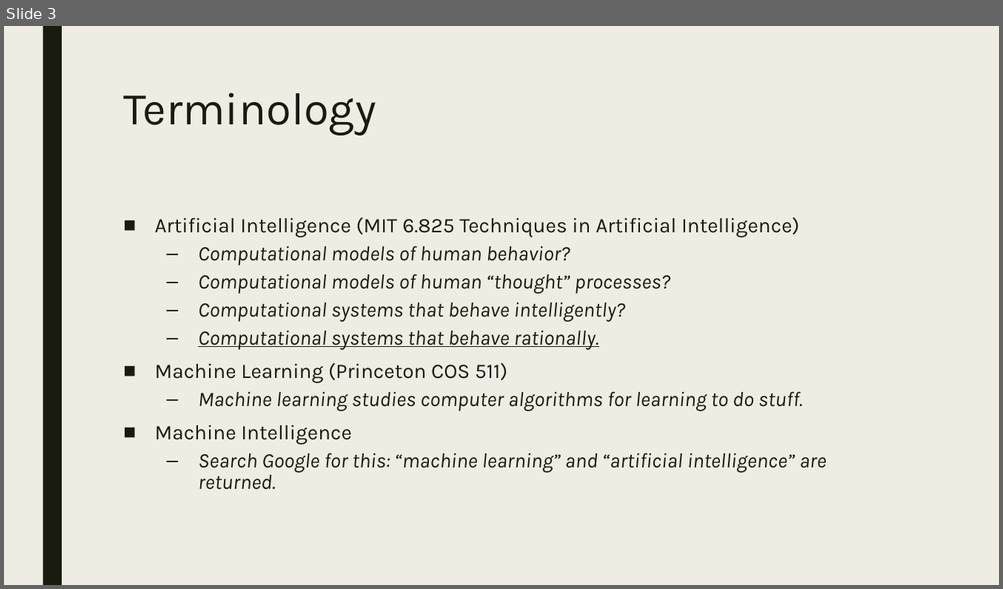
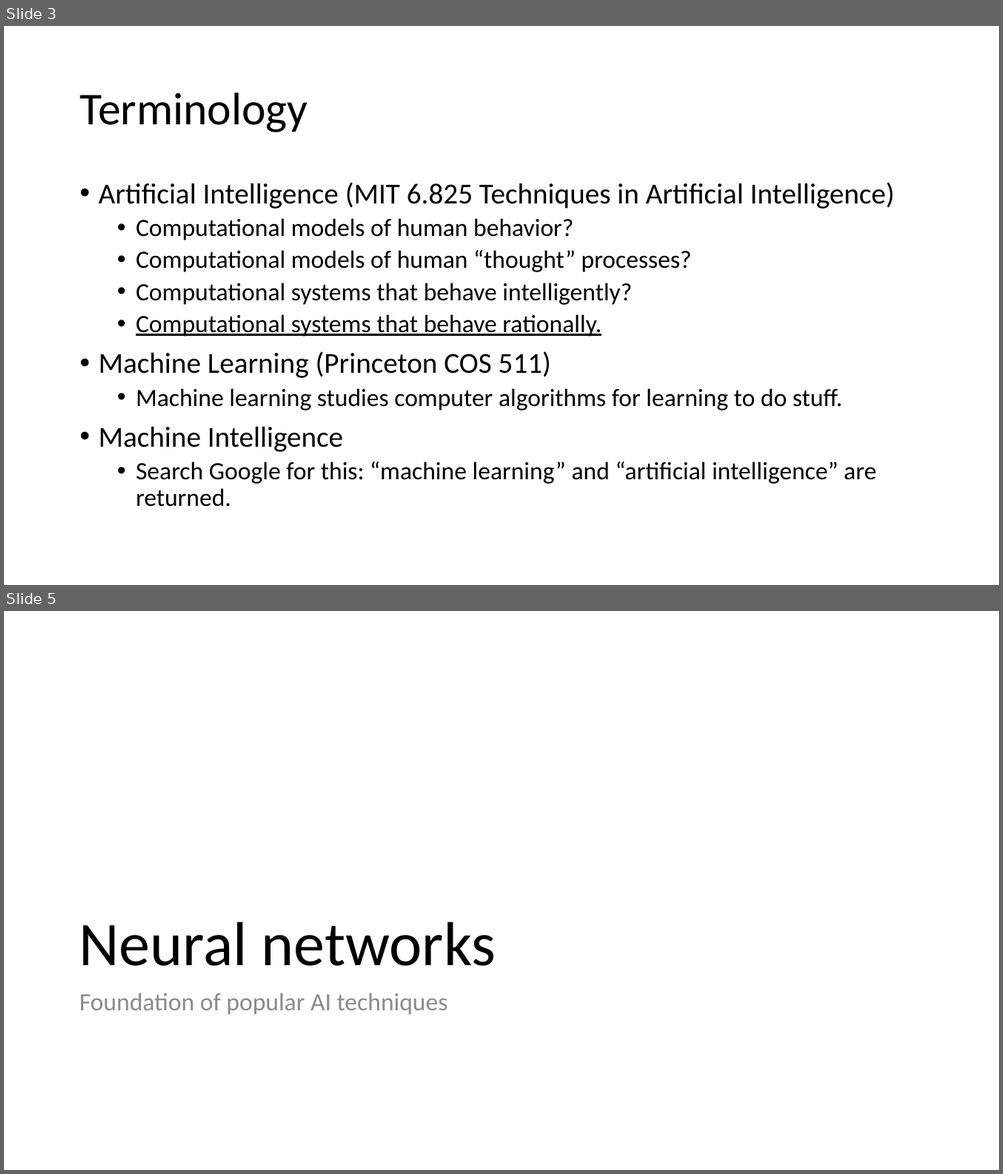
Before and after one commit to bahadirbklg/intro, a slide deck: 1 - introduction/DLMR 1 - introduction.pptx. Shown one above the other, each under a label of ours: slide 3 before the commit, slides 3 and 5 after it; the slides between them are not shown. The pictures are 1003x589 and 1003x1174 pixels, drawn with LibreOffice and Linux fonts; fonts in the diff are those of the drawing. Boxes give left, top, right and bottom in pixels: in the first picture for what was removed or moved away, otherwise in the second. Text is boxed around its words. In the diff, an @@ line names an element or a change of style, - is before the commit and + after.

```diff
--- a/1 - introduction/DLMR 1 - introduction.pptx
+++ b/1 - introduction/DLMR 1 - introduction.pptx
@@ slide 5 added at (4,611,999,1170), background #FFFFFF @@
@@ title added at (79,922,496,966), 60 pt, text #000000 @@
+Neural networks
@@ text added at (79,993,448,1015), 24 pt, text #8C8C8C @@
+Foundation of popular AI techniques
@@ slide 3 changed as well @@
@@ background #EFEDE3 to #FFFFFF @@
@@ rectangle removed at (42,26,62,585) @@
@@ title "Terminology": place and size @@
-title "Terminology" at (123,93,376,136)
+title "Terminology" at (79,93,307,133)
@@ title "Terminology" at (79,93,307,133): font Karla to Calibri, text colour #191B0E to #000000; line spacing 0.89 to 0.9; vertical alignment top to middle @@
@@ text "Artificial Intelligence (MIT 6.825 Techniques ...": place and size @@
-text "Artificial Intelligence (MIT 6.825 Techniques ..." at (155,218,826,490)
+text "Artificial Intelligence (MIT 6.825 Techniques ..." at (99,182,894,507)
@@ text "Artificial Intelligence (MIT 6.825 Techniques ..." at (99,182,894,507): size 20 to 28 pt in "Artificial Intelligence (MIT 6.825 Techniques in Artificial ...", "Machine Learning (Princeton COS 511)", "Machine Intelligence"; font Karla to Calibri, text colour #191B0E to #000000; size 20 to 24 pt, italic off in "Computational models of human behavior?", "Computational models of human “thought” processes?", "Computational systems that behave intelligently?", "Computational systems that behave rationally." and 2 more places; bullet ■ to •; line spacing 0.84 to 0.9; less space between paragraphs; bullet – to • @@
```
Also in this commit, not shown: 16 other slides changed, 14 other slides added, 3 slides removed.
